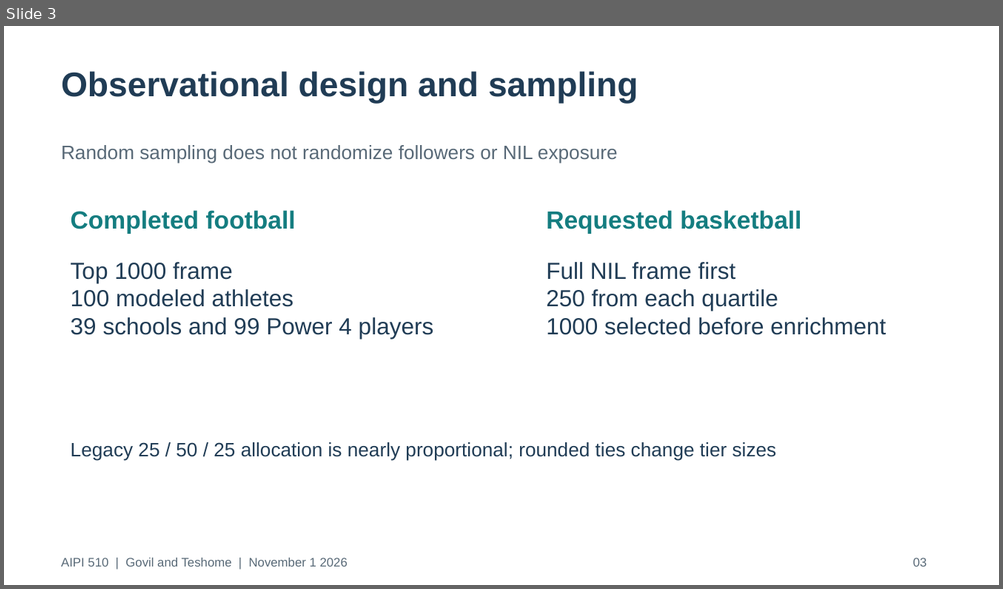
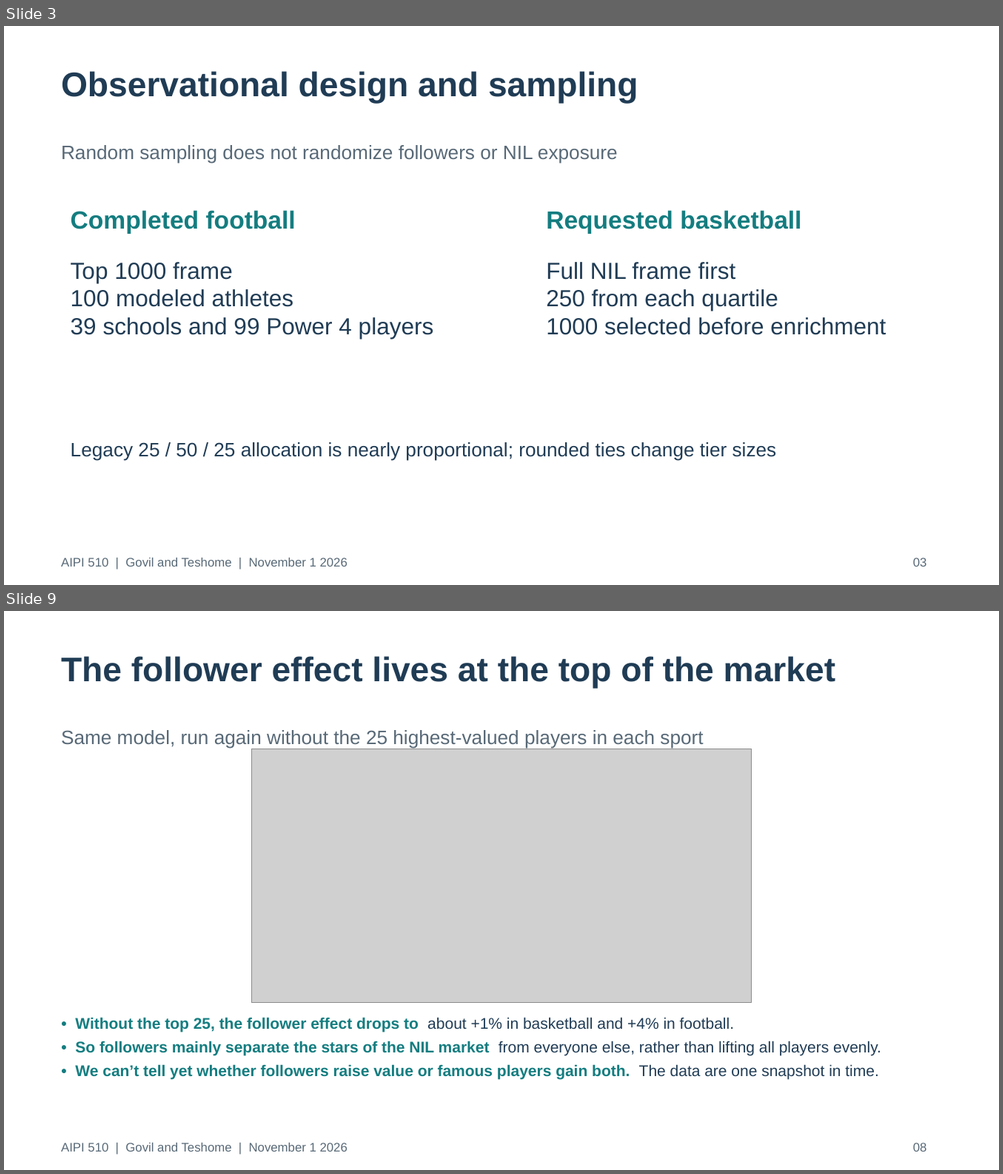
Before and after one commit to govrahul/aipi510_project2, a slide deck: deliverables/project2_presentation.pptx. Shown one above the other, each under a label of ours: slide 3 before the commit, slides 3 and 9 after it; the slides between them are not shown. The pictures are 1003x589 and 1003x1174 pixels, drawn with LibreOffice and Linux fonts; fonts in the diff are those of the drawing; grey boxes stand for pictures. Boxes give left, top, right and bottom in pixels: in the first picture for what was removed or moved away, otherwise in the second. Text is boxed around its words. In the diff, an @@ line names an element or a change of style, - is before the commit and + after.

```diff
--- a/deliverables/project2_presentation.pptx
+++ b/deliverables/project2_presentation.pptx
@@ slide 9 added at [4, 611, 999, 1170], background #FFFFFF @@
@@ text added at [61, 656, 835, 688], 33 pt, text #203C55, bold @@
+The follower effect lives at the top of the market
@@ text added at [61, 730, 703, 749], 18.8 pt, text #586977 @@
+Same model, run again without the 25 highest-valued players in each sport
@@ picture added at [252, 749, 751, 1002] @@
@@ text added at [75, 1017, 881, 1080], 15 pt, text #147D80, bold @@
+• Without the top 25, the follower effect drops to about +1% in basketball and +4% in football.
+• So followers mainly separate the stars of the NIL market from everyone else, rather than lifting all players evenly.
+• We can’t tell yet whether followers raise value or famous players gain both. The data are one snapshot in time.
@@ text added at [61, 1143, 347, 1152], 12 pt, text #586977 @@
+AIPI 510 | Govil and Teshome | November 1 2026
@@ text added at [913, 1143, 927, 1152], 12 pt, text #586977 @@
+08
```
Also in this commit, not shown: 4 slides changed, 10 other slides added, 2 slides removed, 43 other files.
